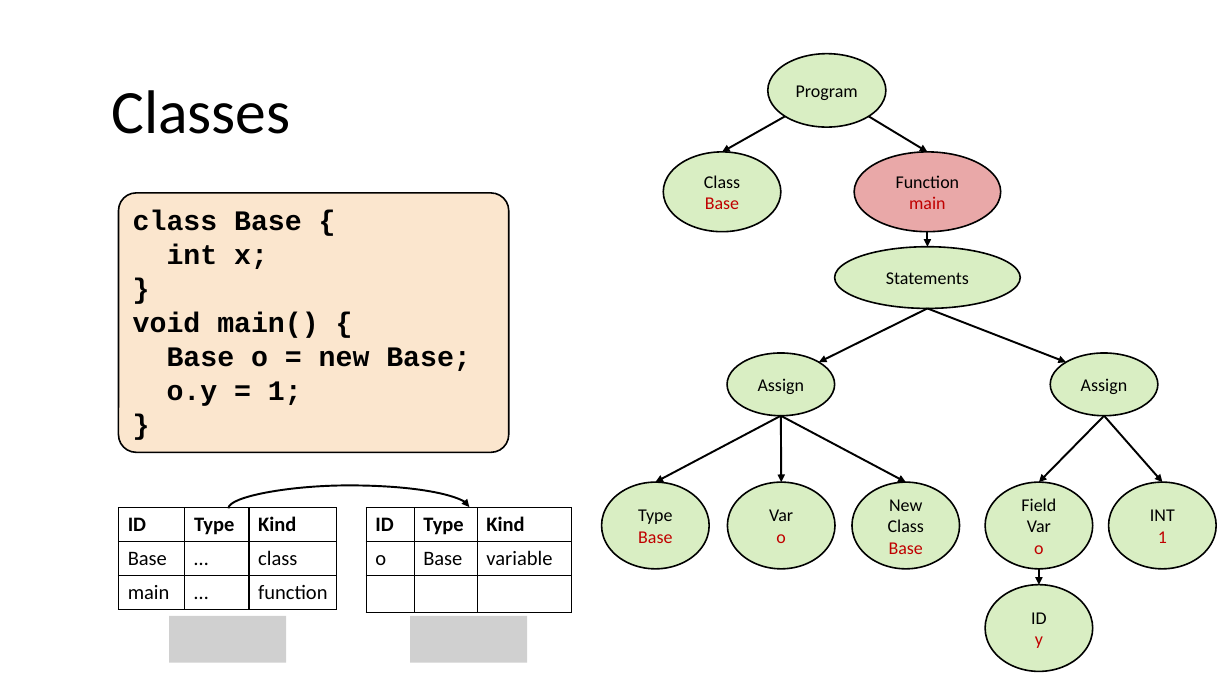
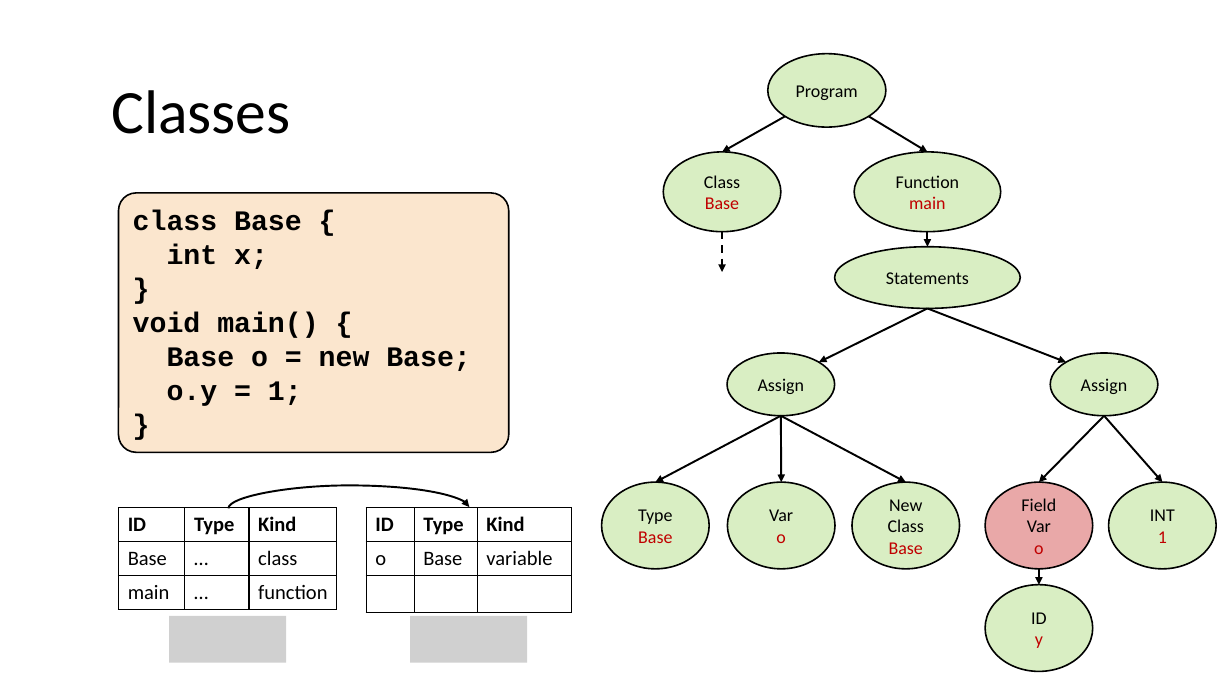
Before and after one commit to nivshani/compilation, a slide deck: slide 94 of slides/semantic.pptx (slide 93 before the commit). Drawn at 1232x693 pixels with LibreOffice and Linux fonts; fonts in the diff are those of the drawing; grey boxes stand for pictures. Boxes give left, top, right and bottom in pixels: in the first picture for what was removed or moved away, otherwise in the second. Text is boxed around its words. In the diff, an @@ line names an element or a change of style, - is before the commit and + after.

```diff
--- a/slides/semantic.pptx
+++ b/slides/semantic.pptx
@@ ellipse "Function" at [854,152,1001,231]: fill #C00000 at 34% opacity to #92D050 at 34% opacity @@
@@ arrow added from (722, 232) to (722, 272), #000000 1.5 pt dashed @@
@@ ellipse "Field" at [985,482,1092,569]: fill #92D050 at 34% opacity to #C00000 at 34% opacity @@
```
Also in this commit, not shown: 10 other slides changed, 1 slide added, 1 other file.
